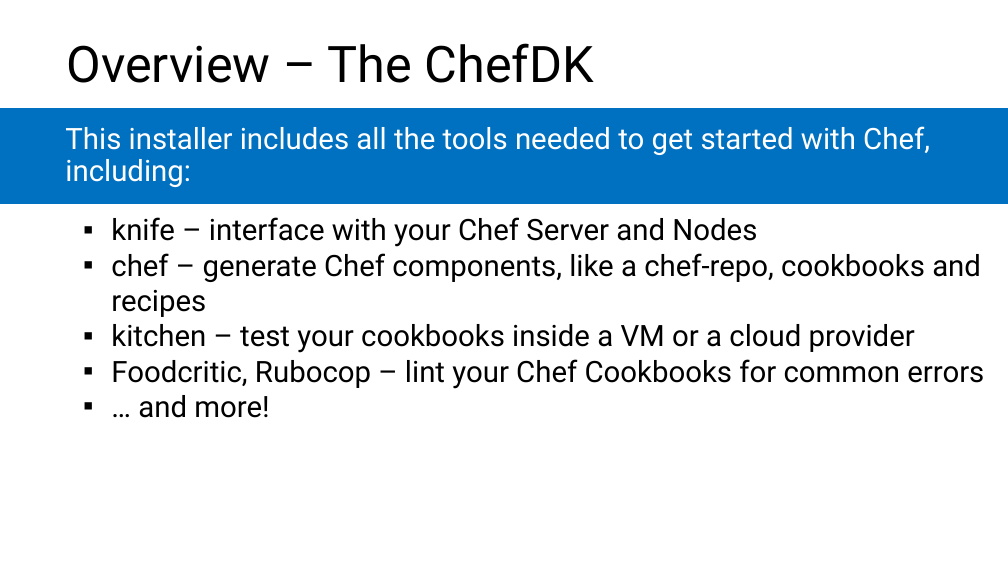
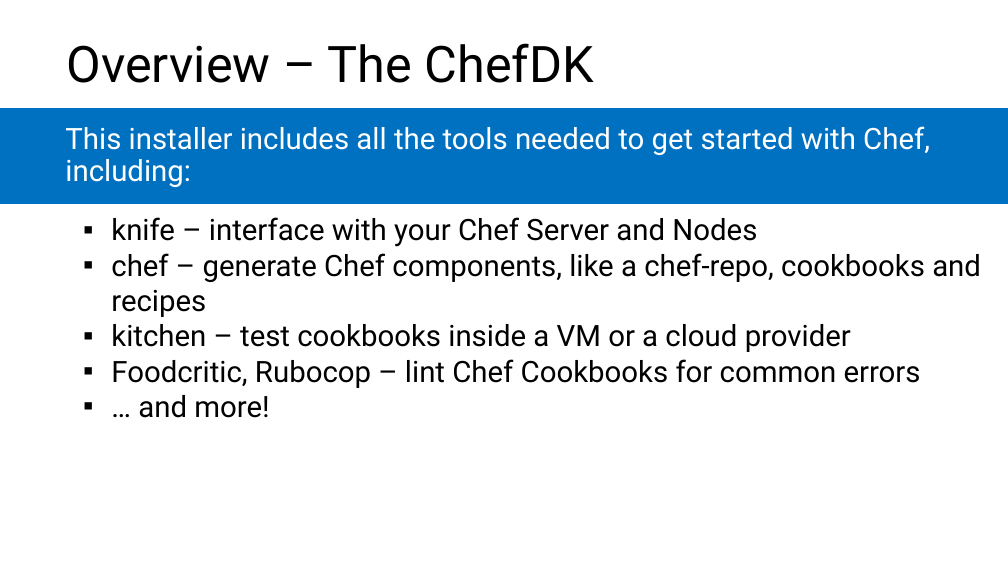
Before and after one commit to microsoft/AcademicContent, a slide deck: slide 13 of Complimentary Course Content/Module7/Lessons/Module7_Lesson3 Introduction to Chef.pptx. Drawn at 1008x567 pixels with LibreOffice and Linux fonts; fonts in the diff are those of the drawing. Boxes give left, top, right and bottom in pixels: in the first picture for what was removed or moved away, otherwise in the second. Text is boxed around its words. In the diff, an @@ line names an element or a change of style, - is before the commit and + after.

```diff
--- a/Complimentary Course Content/Module7/Lessons/Module7_Lesson3 Introduction to Chef.pptx
+++ b/Complimentary Course Content/Module7/Lessons/Module7_Lesson3 Introduction to Chef.pptx
@@ text at (111, 324, 921, 388): text changed @@
-    ▪ kitchen – test your cookbooks inside a VM or a cloud provider
-    ▪ Foodcritic, Rubocop – lint your Chef Cookbooks for common errors
+    ▪ kitchen – test cookbooks inside a VM or a cloud provider
+    ▪ Foodcritic, Rubocop – lint Chef Cookbooks for common errors
```
Also in this commit, not shown: 16 other slides changed, 5 other files.
